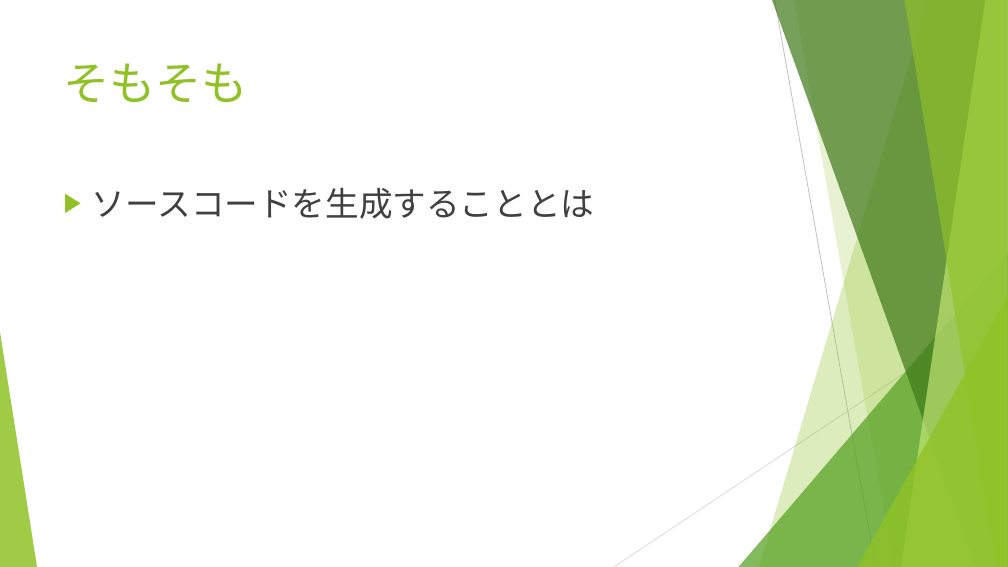
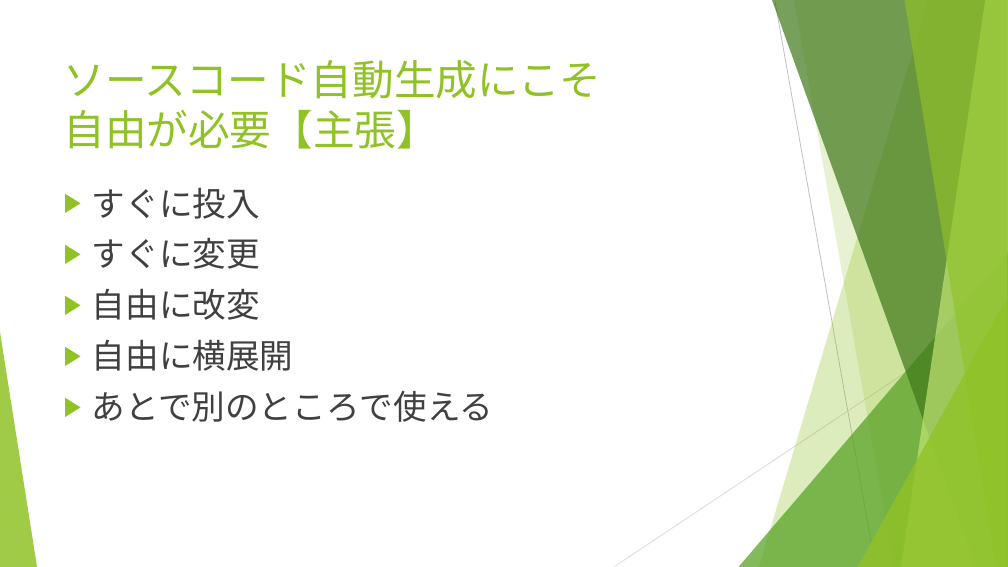
Before and after one commit to igapyon/docs, a slide deck: slide 3 of ppt/codegendev-merit-oss.pptx (slide 2 before the commit). Drawn at 1008x567 pixels with LibreOffice and Linux fonts; fonts in the diff are those of the drawing. Boxes give left, top, right and bottom in pixels: in the first picture for what was removed or moved away, otherwise in the second. Text is boxed around its words. In the diff, an @@ line names an element or a change of style, - is before the commit and + after.

```diff
--- a/ppt/codegendev-merit-oss.pptx
+++ b/ppt/codegendev-merit-oss.pptx
@@ title at bbox=[64, 60, 602, 149]: text changed; size 44 to 39.6 pt @@
-そもそも
+ソースコード自動生成にこそ
+自由が必要【主張】
@@ text at bbox=[92, 187, 493, 422]: text changed @@
-▶ ソースコードを生成することとは
+▶ すぐに投入
+▶ すぐに変更
+▶ 自由に改変
+▶ 自由に横展開
+▶ あとで別のところで使える
```
Also in this commit, not shown: 2 slides added, 2 other files.
